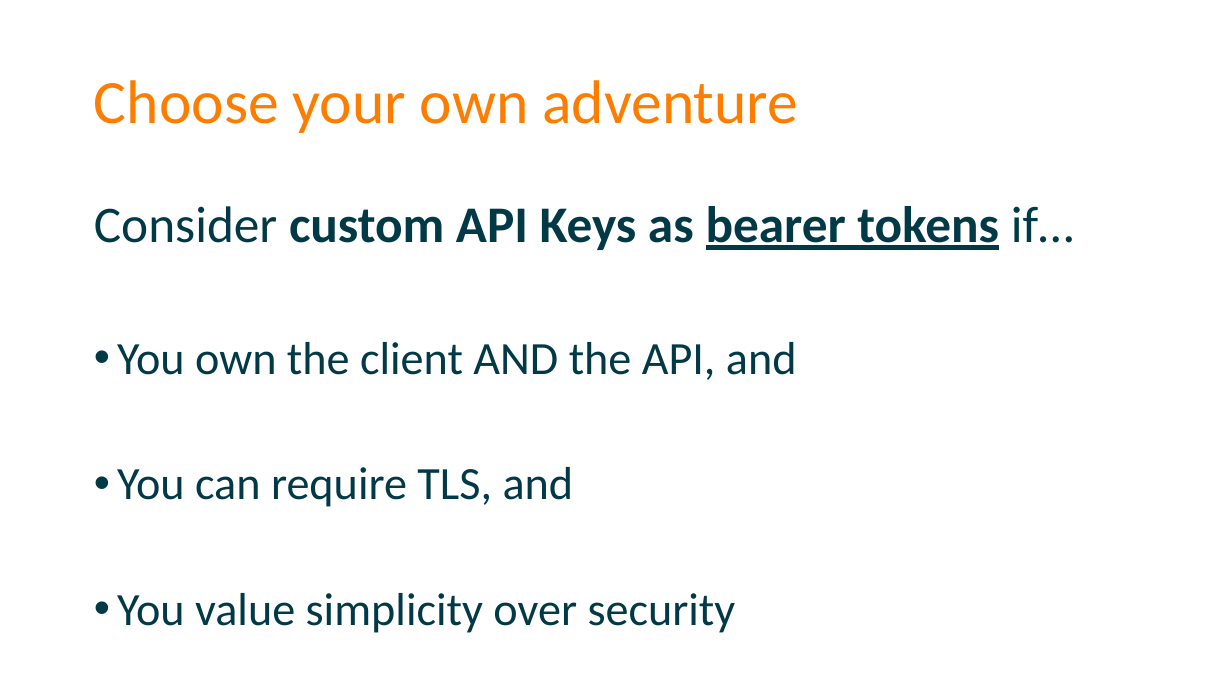
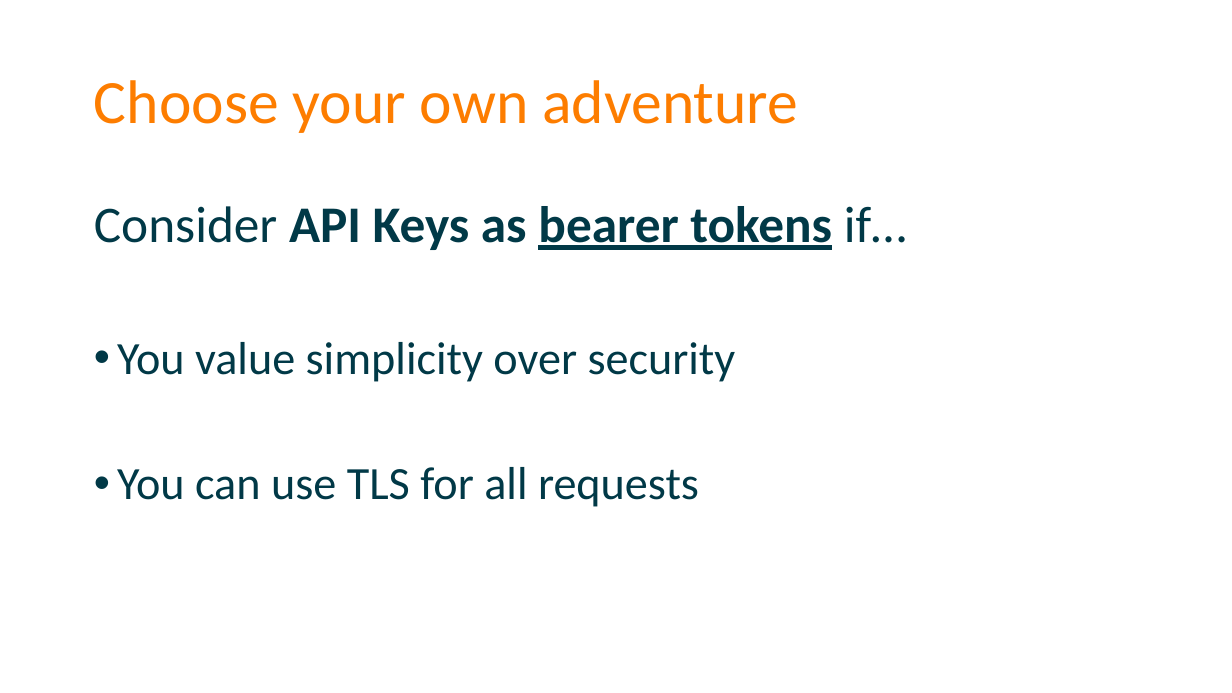
Before and after one commit to spetryjohnson/Securing-Your-API-Endpoints, a slide deck: slide 73 of Securing Your API Endpoints.pptx. Drawn at 1232x693 pixels with LibreOffice and Linux fonts; fonts in the diff are those of the drawing. Boxes give left, top, right and bottom in pixels: in the first picture for what was removed or moved away, otherwise in the second. Text is boxed around its words. In the diff, an @@ line names an element or a change of style, - is before the commit and + after.

```diff
--- a/Securing Your API Endpoints.pptx
+++ b/Securing Your API Endpoints.pptx
@@ text at [94, 206, 907, 250]: text changed; size 36 to 40 pt; bold on @@
-Consider custom API Keys as bearer tokens if…
-• You own the client AND the API, and
-• You can require TLS, and
+Consider API Keys as bearer tokens if…
@@ text at [117, 467, 699, 507]: paragraph added @@
+• You can use TLS for all requests
```
Also in this commit, not shown: 8 other slides changed, 1 other file.
